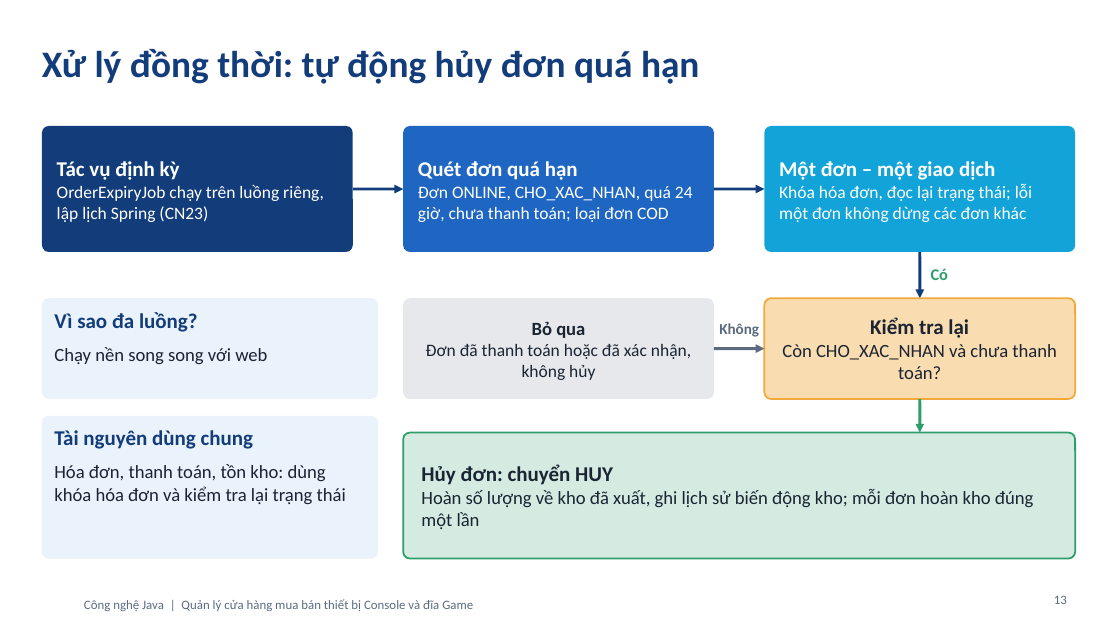
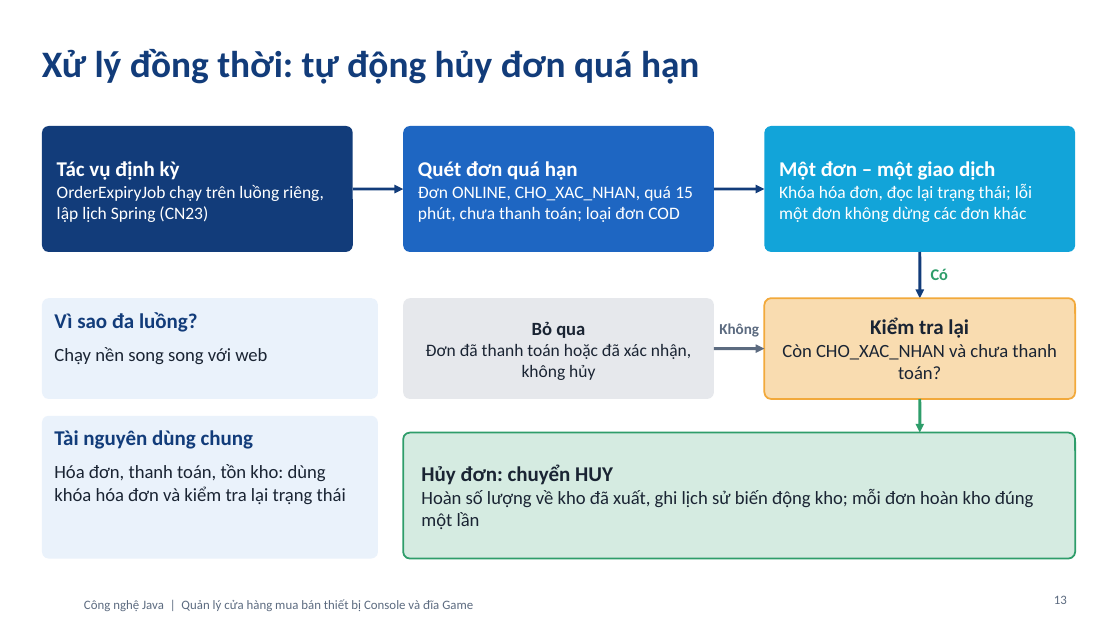
Before and after one commit to Penguin-IT/Web-ConsoleStore, a slide deck: slide 13 of BaoCao/ConsoleStore.pptx. Drawn at 1120x630 pixels with LibreOffice and Linux fonts; fonts in the diff are those of the drawing; background and template pictures are left out. Boxes give left, top, right and bottom in pixels: in the first picture for what was removed or moved away, otherwise in the second. Text is boxed around its words. In the diff, an @@ line names an element or a change of style, - is before the commit and + after.

```diff
--- a/BaoCao/ConsoleStore.pptx
+++ b/BaoCao/ConsoleStore.pptx
@@ text in rounded rectangle at [418,186,693,222]: text changed @@
-Đơn ONLINE, CHO_XAC_NHAN, quá 24 giờ, chưa thanh toán; loại đơn COD
+Đơn ONLINE, CHO_XAC_NHAN, quá 15 phút, chưa thanh toán; loại đơn COD
```
Also in this commit, not shown: 3 other slides changed, 1 slide added, 1 slide removed.
